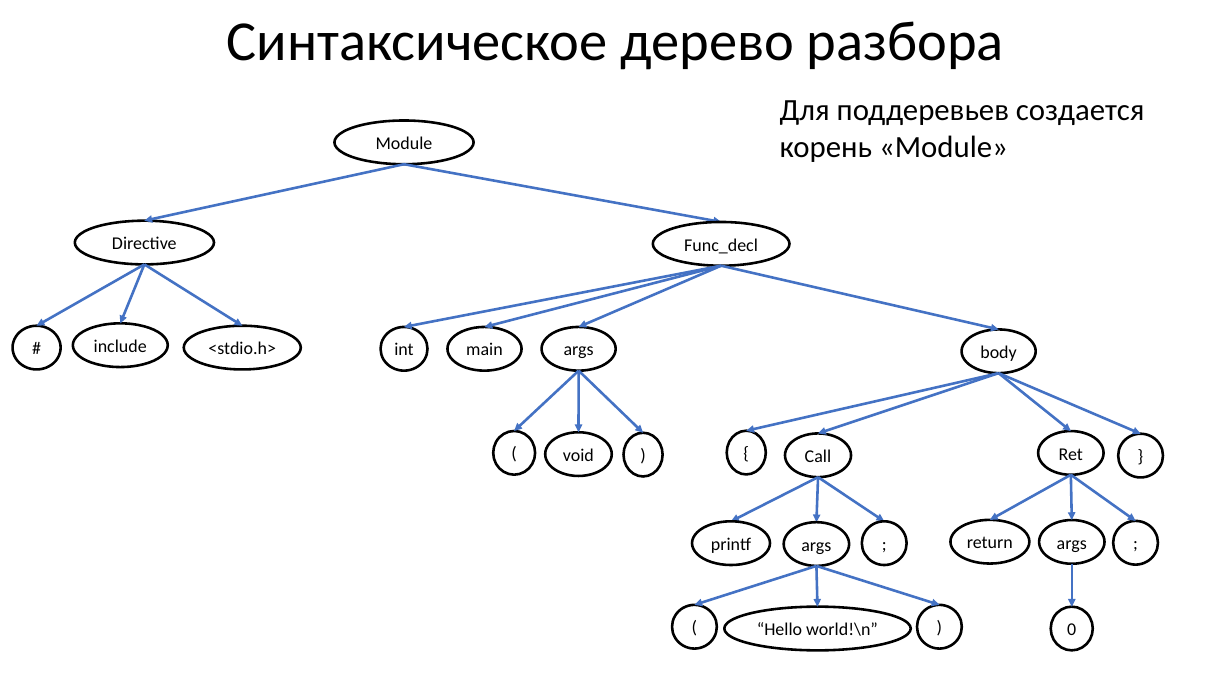
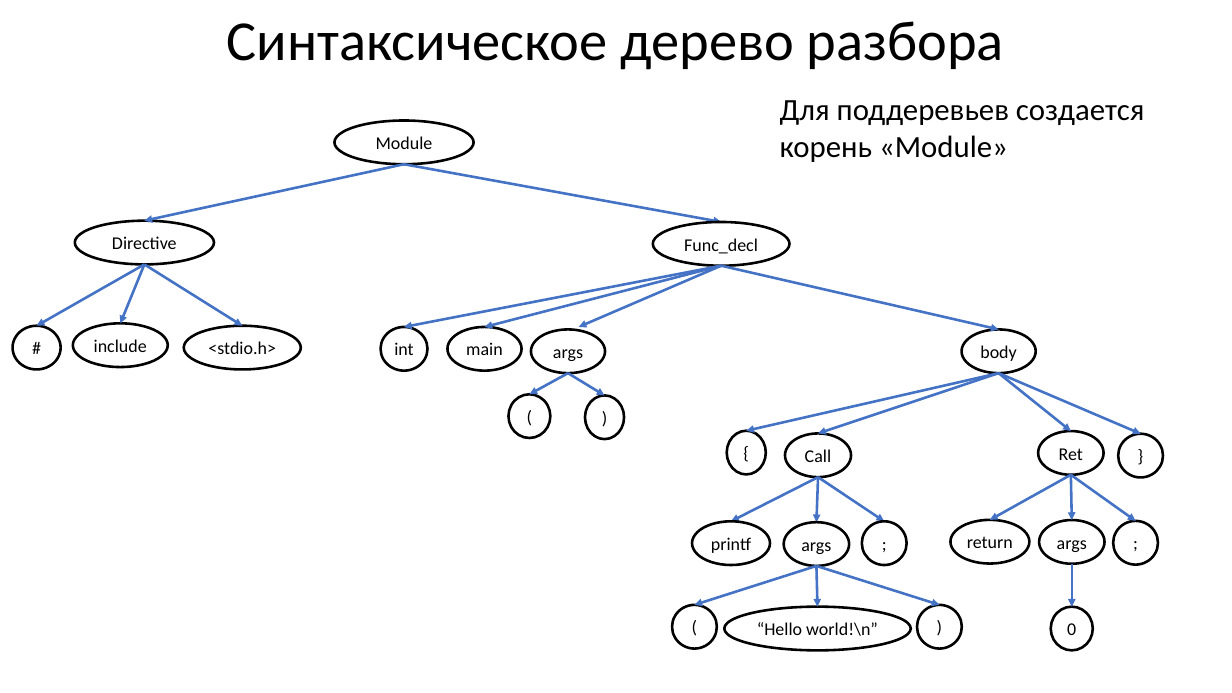
Before and after one commit to goddamnteam/korzun, a slide deck: slide 9 of task1.pptx. Drawn at 1232x693 pixels with LibreOffice and Linux fonts; fonts in the diff are those of the drawing. Boxes give left, top, right and bottom in pixels: in the first picture for what was removed or moved away, otherwise in the second. Text is boxed around its words. In the diff, an @@ line names an element or a change of style, - is before the commit and + after.

```diff
--- a/task1.pptx
+++ b/task1.pptx
@@ ellipse "args": place and size @@
-ellipse "args" at [542,327,616,371]
+ellipse "args" at [531,330,605,373]
@@ arrow moved from (579, 371) - (514, 431) to (568, 373) - (530, 395) @@
@@ arrow moved from (579, 371) - (643, 433) to (568, 373) - (604, 396) @@
@@ arrow removed from (579, 371) to (579, 433) @@
@@ ellipse "(": place and size @@
-ellipse "(" at [494,431,535,474]
+ellipse "(" at [508,395,550,438]
@@ ellipse ")": place and size @@
-ellipse ")" at [624,433,663,476]
+ellipse ")" at [585,396,624,439]
@@ ellipse removed at [545,433,612,476] @@
-void
```
Also in this commit, not shown: 9 other slides changed.
